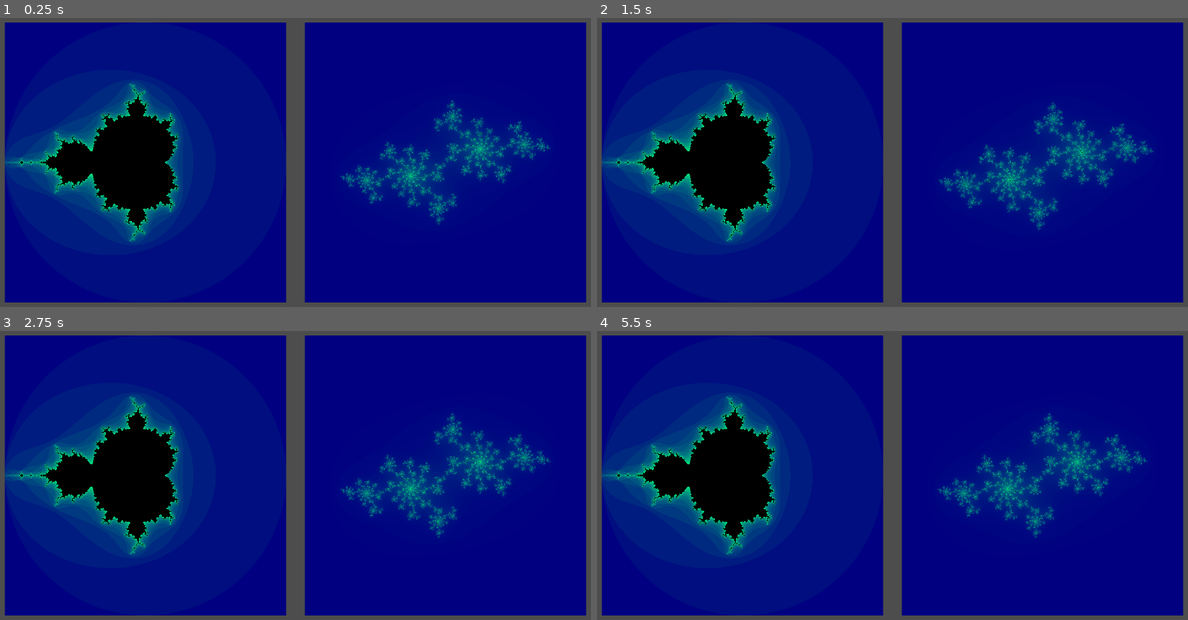
Above: before the commit, frames 1-4 (two rows, left to right).
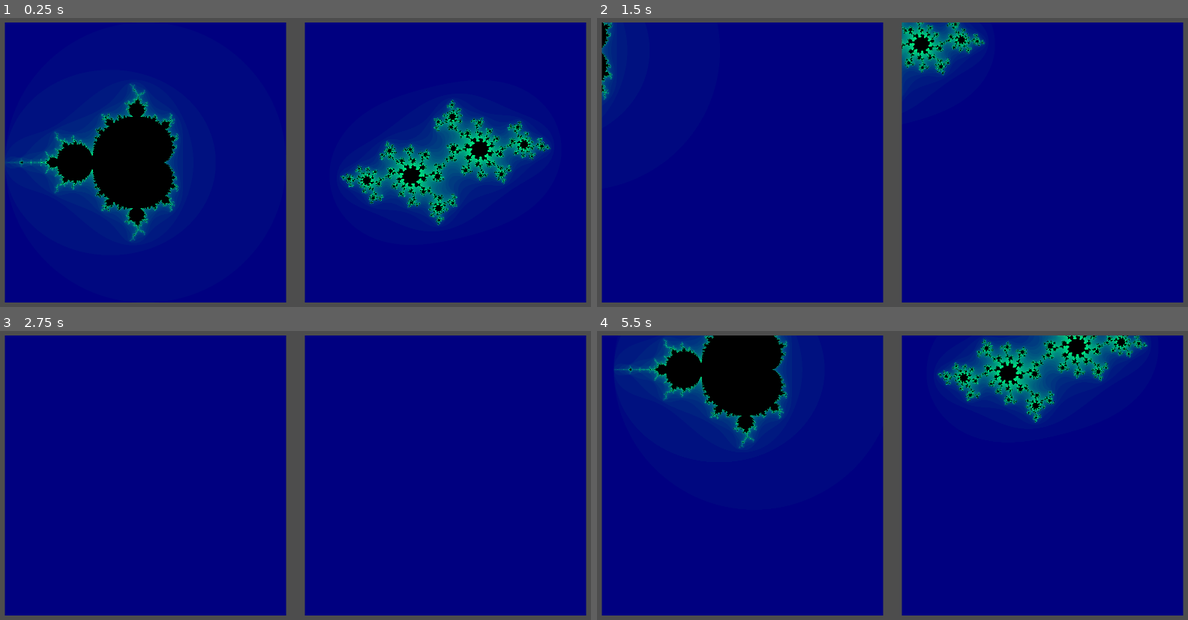
Above: after the commit, the same moments.

Repository: kirkatia98/mandelbrot
Game: Godot game, scene res://root.tscn
Two runs of this game, one before a commit and one after it. Both use one fixed random seed, a clock stepped at 60 frames per second and the inputs below.
Inputs (mouse positions are in pixels of both pictures, inside the frame that each line leads up to):
- Up to frame 1 (0.25 s): no input
- Up to frame 2 (1.5 s): tap Enter at 0.5 s; move the mouse to (744, 162) at 0.52 s; hold Right (ui_right) 0.53-1.28 s; hold Mouse wheel up (zoom_in) 0.53-1.28 s; click (744, 162) at 0.67 s; tap Mouse wheel down (zoom_out) at 0.8, 1.35 s; tap Space at 1.25 s; move the mouse to (1040, 162) at 1.27 s; hold Down (ui_down) from 1.28 s (still down); click (1040, 162) at 1.42 s
- Up to frame 3 (2.75 s): tap Mouse wheel up (zoom_in) at 1.55 s; tap Enter at 2 s; move the mouse to (354, 406) at 2.02 s; release Down (ui_down) at 2.03 s; hold Right (ui_right) from 2.03 s (still down); hold Mouse wheel up (zoom_in) from 2.03 s (still down); tap Mouse wheel down (zoom_out) at 2.3 s
- Up to frame 4 (5.5 s): tap Space at 2.75, 4.25 s; move the mouse to (862, 539) at 2.77 s; release Right (ui_right) at 2.78 s; release Mouse wheel up (zoom_in) at 2.78 s; hold Up (ui_up) 2.78-3.53 s; tap Mouse wheel down (zoom_out) at 2.85, 3.8, 4.35, 5.3 s; click (862, 539) at 2.92 s; tap Mouse wheel up (zoom_in) at 3.05, 4.55 s; tap Enter at 3.5 s; move the mouse to (1069, 521) at 3.52 s; hold Mouse wheel up (zoom_in) 3.53-4.28 s; hold Left (ui_left) 3.53-5.03 s; move the mouse to (715, 429) at 4.27 s; move the mouse to (922, 475) at 5.02 s; hold Down (ui_down) from 5.03 s (still down); hold Mouse wheel up (zoom_in) from 5.03 s (still down); click (922, 475) at 5.17 s

The runs differ from the first frame. In frame 1, 10% of the frame differs, in the area x 0-94%, y 22-78%; in frame 2, 25%; in frame 3, 23%; in frame 4, 32%, in the area x 0-94%, y 1-82%.

Commit message:
zoom and pan (correct)

Diff:
--- a/fractal.gd
+++ b/fractal.gd
@@ -1,35 +1,42 @@
 @tool
 class_name Fractal extends ColorRect
 
-enum Type {MANDLEBROT, JULIA}
+
+@export var pan_speed : float = 0.1
+@export var zoom_speed : float = 0.1
 
 
-@export var zoom_offset : Vector2 = Vector2(2, 2):
+@export var rect_position : Vector2 = Vector2(2, 2):
 	set(val):
-		zoom_offset = val
-		(material as ShaderMaterial).set_shader_parameter("offset", zoom_offset)
+		rect_position = val
+		(material as ShaderMaterial).set_shader_parameter("rect_position", rect_position)
 
 
-@export var zoom_scale : Vector2 = Vector2(4, 4):
+@export var rect_size : Vector2 = Vector2(4, 4):
 	set(val):
-		zoom_scale = val
-		(material as ShaderMaterial).set_shader_parameter("scale", zoom_scale)
-
-
-
+		rect_size = val
+		(material as ShaderMaterial).set_shader_parameter("rect_size", rect_size)
 
 @onready var shader_material : ShaderMaterial = material as ShaderMaterial
-
-
-
 
 
 # override gui input instead of input so that zoom input only accepted inside the borders
 func _gui_input(event):
 	if event.is_action_pressed("zoom_in", true):
+		var old_center = 0.5 * rect_size + rect_position
+		var new_size = rect_size * 0.9
+		var new_center = 0.5 * new_size + rect_position
+		rect_position += new_center - old_center
+		rect_size = new_size
 
-		zoom_scale += Vector2(0.1, 0.1)
 
 	if event.is_action_pressed("zoom_out", true):
+		var old_center = 0.5 * rect_size + rect_position
+		var new_size = rect_size / 0.9
+		var new_center = 0.5 * new_size + rect_position
+		rect_position += new_center - old_center
+		rect_size = new_size
 
-		zoom_scale -= Vector2(0.1, 0.1)
+func _unhandled_input(_event):
+	var input_vector : Vector2 = Input.get_vector("ui_left", "ui_right", "ui_up", "ui_down")
+	rect_position -= 0.1 * rect_size * input_vector
--- a/julia.gdshader
+++ b/julia.gdshader
@@ -2,17 +2,16 @@
 
 #include "lib.gdshaderinc"
 
-#define LOOPS 100
+#define LOOPS 30
 
 // TODO: use a controller inside the mandlebrot shader to get a c value for the julia set
 uniform vec2 cursor;
 
-uniform vec2 offset;
-uniform vec2 scale;
-
+uniform vec2 rect_position;
+uniform vec2 rect_size;
 
 void fragment() {
-	vec2 uv = transform_uv(UV, offset, scale);
+	vec2 uv = transform_uv(UV, rect_position, rect_size);
 
 	// Center and scale the mandelbrot set, and set the initial conditons for z = 0
 	vec2 c = vec2(-0.70176, 0.3842);
--- a/mandlebrot.gdshader
+++ b/mandlebrot.gdshader
@@ -2,14 +2,13 @@
 
 #include "lib.gdshaderinc"
 
-#define LOOPS  18
+#define LOOPS  30
 
-uniform vec2 offset;
-uniform vec2 scale;
-
+uniform vec2 rect_position;
+uniform vec2 rect_size;
 
 void fragment() {
-	vec2 uv = transform_uv(UV, offset, scale);
+	vec2 uv = transform_uv(UV, rect_position, rect_size);
 
 	// Center and scale the mandelbrot set, and set the initial conditons for z = 0
 	vec2 c = uv;
--- a/root.tscn
+++ b/root.tscn
@@ -6,15 +6,15 @@
 
 [sub_resource type="ShaderMaterial" id="ShaderMaterial_fhm26"]
 shader = ExtResource("1_ha4hf")
-shader_parameter/offset = Vector2(2, 2)
-shader_parameter/scale = Vector2(4, 4)
+shader_parameter/rect_position = Vector2(2, 2)
+shader_parameter/rect_size = Vector2(4, 4)
 
 [sub_resource type="ShaderMaterial" id="ShaderMaterial_yleol"]
 resource_local_to_scene = true
 shader = ExtResource("2_on53s")
 shader_parameter/cursor = null
-shader_parameter/offset = Vector2(2, 2)
-shader_parameter/scale = Vector2(4, 4)
+shader_parameter/rect_position = Vector2(2, 2)
+shader_parameter/rect_size = Vector2(4, 4)
 
 [node name="Root" type="Control"]
 layout_mode = 3
Not shown, changed: lib.gdshaderinc
